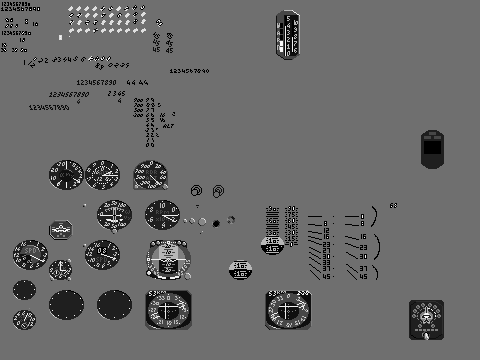
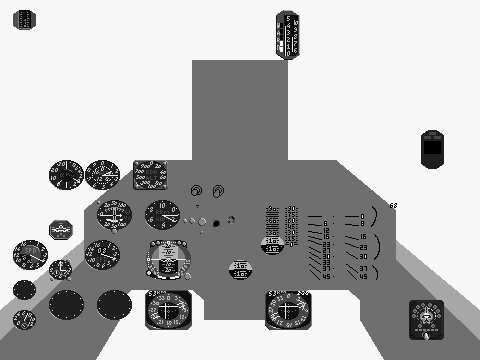
Layers edited between the first and the second (480, 360) image:
added layer "Western_Bkgr" above "Eastern_Frgr" over [133, 160, 168, 190]
renamed "Background" to "Eastern_Bkgr", painted on it over [1, 2, 444, 340]
renamed "EjectionTrigger" to "Frame", painted on it over [0, 0, 480, 360]
added layer "Background" above "Fonts" over [0, 0, 480, 360]
added layer "Fonts" over [1, 2, 209, 160]
